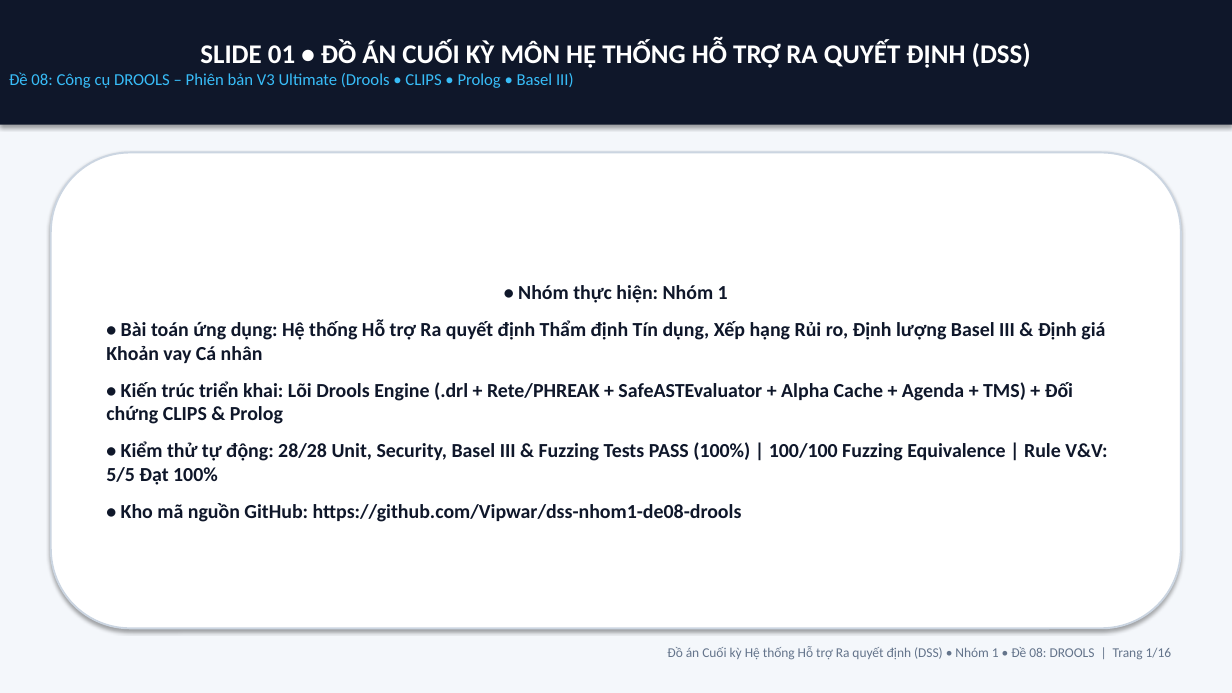
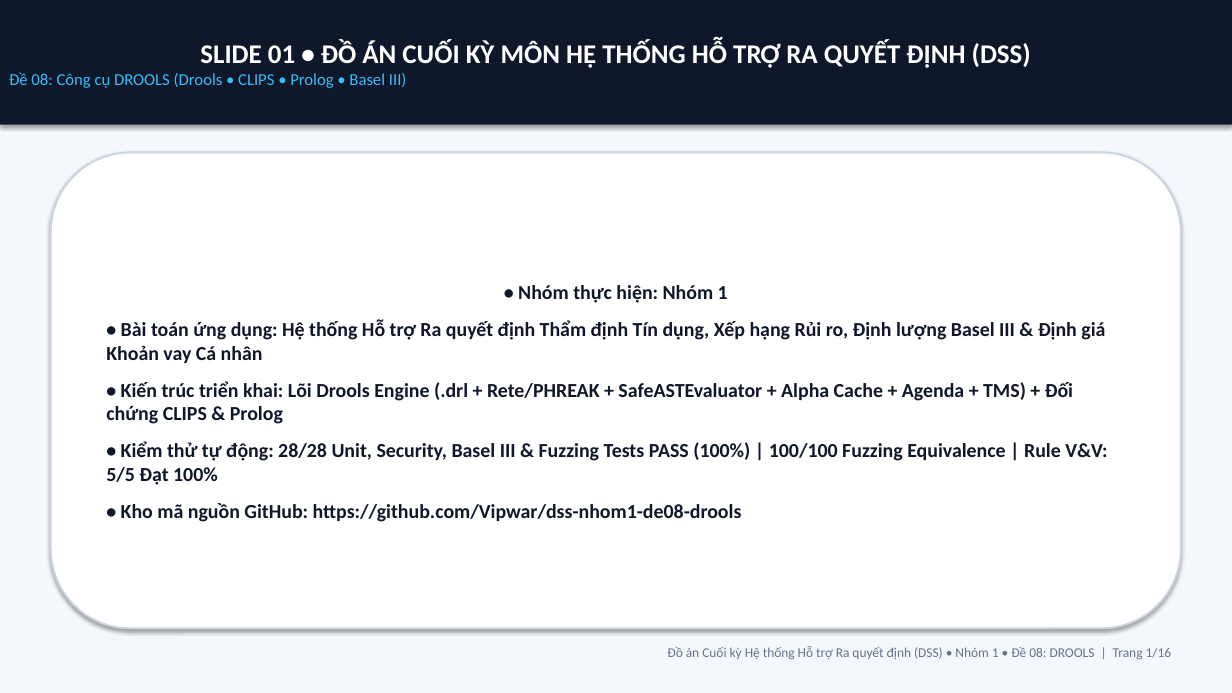
Before and after one commit to Vipwar/dss-nhom1-de08-drools, a slide deck: slide 1 of docs/SLIDE_THUYET_TRINH_DE_08_DROOLS_NHOM_1.pptx. Drawn at 1232x693 pixels with LibreOffice and Linux fonts; fonts in the diff are those of the drawing. Boxes give left, top, right and bottom in pixels: in the first picture for what was removed or moved away, otherwise in the second. Text is boxed around its words. In the diff, an @@ line names an element or a change of style, - is before the commit and + after.

```diff
--- a/docs/SLIDE_THUYET_TRINH_DE_08_DROOLS_NHOM_1.pptx
+++ b/docs/SLIDE_THUYET_TRINH_DE_08_DROOLS_NHOM_1.pptx
@@ text in rectangle at (9, 72, 407, 88): text changed @@
-Đề 08: Công cụ DROOLS – Phiên bản V3 Ultimate (Drools • CLIPS • Prolog • Basel III)
+Đề 08: Công cụ DROOLS (Drools • CLIPS • Prolog • Basel III)
```
Also in this commit, not shown: 9 other slides changed, 13 other files.
